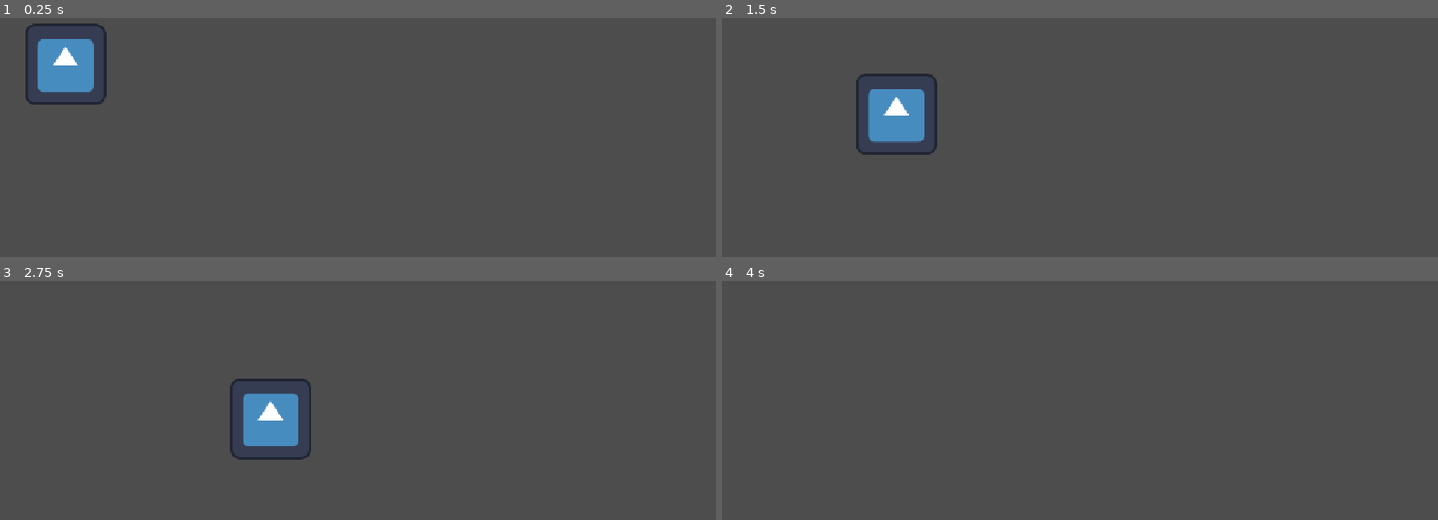
Above: before the commit, frames 1-4 (two rows, left to right).
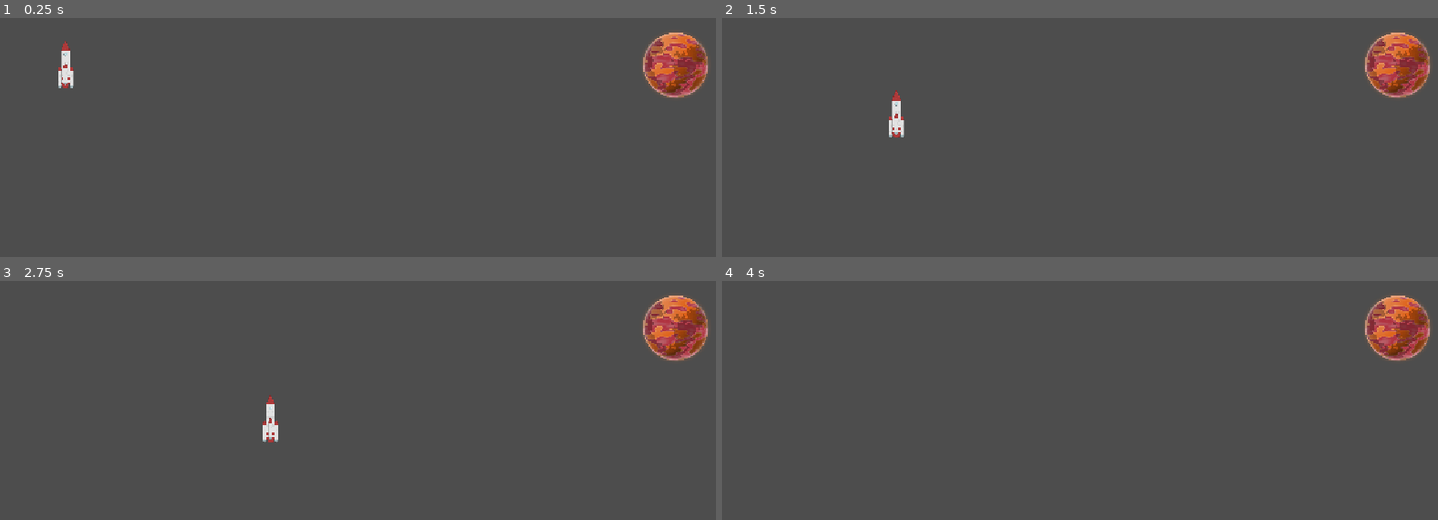
Above: after the commit, the same moments.

Repository: gilad905/space-jam
Game: Godot game, scene res://scenes/main.tscn
Same seed, same stepped clock (60 frames per second), same inputs: the game is played once before the commit and once after it. The engine's default icon, where the game draws it, is replaced by a stand-in: a white triangle on a blue panel in a dark square.
Inputs:
- Up to frame 1 (0.25 s): no input
- Up to frame 2 (1.5 s): hold Right (ui_right) 0.53-1.28 s; hold Left (ui_left) from 1.28 s (still down)
- Up to frame 3 (2.75 s): release Left (ui_left) at 2.03 s; hold Right (ui_right) from 2.03 s (still down)
- Up to frame 4 (4 s): release Right (ui_right) at 3.53 s; hold Left (ui_left) from 3.53 s (still down)

The runs differ from the first frame. In frame 1, 4.2% of the frame differs, in the area x 3-99%, y 2-37%; in frame 2, 4.2%, in the area x 18-99%, y 6-58%; in frame 3, 4.1%; in frame 4, 2.0%.

Commit message:
basic assets

Diff:
--- a/src/scenes/main.tscn
+++ b/src/scenes/main.tscn
@@ -1,10 +1,14 @@
 [gd_scene format=3 uid="uid://botbg0dvqqbyk"]
 
 [ext_resource type="Script" uid="uid://dq3751chexi04" path="res://scripts/player.gd" id="1_0wfyh"]
-[ext_resource type="Texture2D" uid="uid://vv3c1mkojqfj" path="res://icon.svg" id="2_sugp2"]
+[ext_resource type="Texture2D" uid="uid://bpk8jle8p5bx2" path="res://assets/spaceRockets_001.png" id="2_sugp2"]
+[ext_resource type="Texture2D" uid="uid://b4l4niem3upbv" path="res://assets/planet02.png" id="3_jyhfs"]
 
 [sub_resource type="RectangleShape2D" id="RectangleShape2D_qw2ki"]
 size = Vector2(49, 99)
+
+[sub_resource type="CircleShape2D" id="CircleShape2D_qw2ki"]
+radius = 25.0
 
 [node name="Main" type="Node2D" unique_id=62847045]
 
@@ -17,4 +21,15 @@
 shape = SubResource("RectangleShape2D_qw2ki")
 
 [node name="Sprite2D" type="Sprite2D" parent="Player" unique_id=683488736]
+scale = Vector2(0.2, 0.2)
 texture = ExtResource("2_sugp2")
+
+[node name="Goal" type="StaticBody2D" parent="." unique_id=1993862168]
+position = Vector2(1087, 345)
+
+[node name="CollisionShape2D" type="CollisionShape2D" parent="Goal" unique_id=756902463]
+shape = SubResource("CircleShape2D_qw2ki")
+
+[node name="Sprite2D" type="Sprite2D" parent="Goal" unique_id=505986330]
+scale = Vector2(0.1, 0.1)
+texture = ExtResource("3_jyhfs")
Binary file added: src/assets/planet00.png
Not shown, added: src/assets/planet00.png.import
Binary file added: src/assets/planet01.png
Not shown, added: src/assets/planet01.png.import
Binary file added: src/assets/planet02.png
Not shown, added: src/assets/planet02.png.import
Binary file added: src/assets/spaceRockets_001.png
Not shown, added: src/assets/spaceRockets_001.png.import
